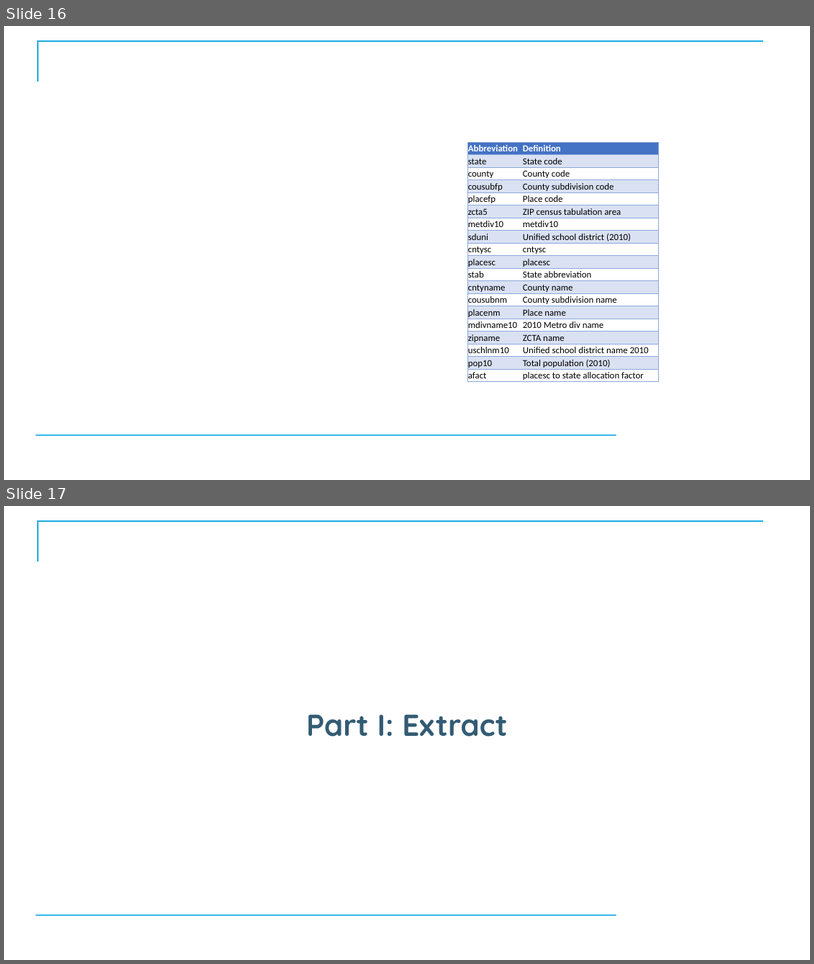
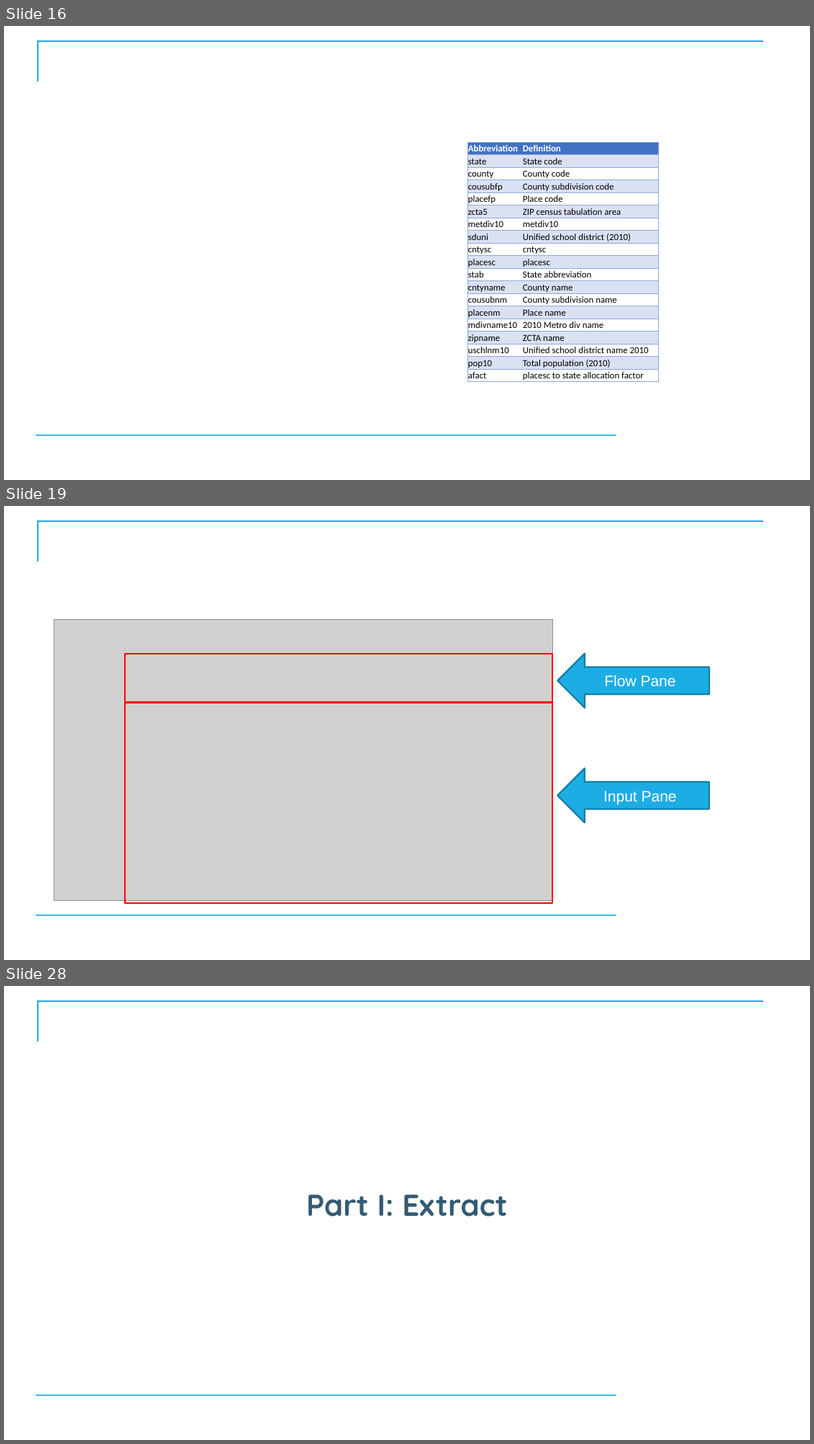
Before and after one commit to CostelloTechnicalConsulting/XTBP10---Tableau-Prep-Introduction, a slide deck: ppt/TableauPrepBuilderIntroV1_1.pptx. Shown one above the other, each under a label of ours: slides 16 and 17 before the commit, slides 16, 19 and 28 after it; the slides between them are not shown. The pictures are 814x964 and 814x1444 pixels, drawn with LibreOffice and Linux fonts; fonts in the diff are those of the drawing; grey boxes stand for pictures; background and template pictures are left out. Boxes give left, top, right and bottom in pixels: in the first picture for what was removed or moved away, otherwise in the second. Text is boxed around its words. In the diff, an @@ line names an element or a change of style, - is before the commit and + after.

```diff
--- a/ppt/TableauPrepBuilderIntroV1_1.pptx
+++ b/ppt/TableauPrepBuilderIntroV1_1.pptx
@@ slide 19 added at box(4, 506, 810, 960), background #FFFFFF; not listed: 2 template elements that a slide beside it also shows @@
@@ picture added at box(54, 620, 553, 901) @@
@@ rectangle added at box(125, 654, 553, 703), outline #FF0000 2 pt @@
@@ left arrow added at box(558, 654, 710, 708), fill #1CADE4, outline #1580A9 2 pt, 18 pt, text #FFFFFF @@
+Flow Pane
@@ rectangle added at box(125, 702, 553, 903), outline #FF0000 2 pt @@
@@ left arrow added at box(558, 768, 710, 822), fill #1CADE4, outline #1580A9 2 pt, 18 pt, text #FFFFFF @@
+Input Pane
@@ what was slide 17 is now slide 28 @@
```
Also in this commit, not shown: 1 slide changed, 10 other slides added, 12 other files.
